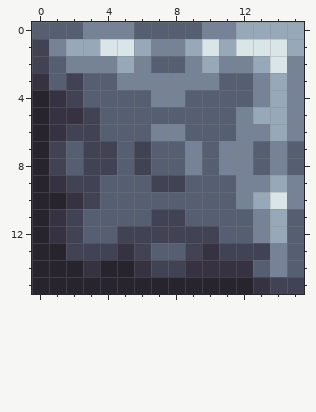
Two versions of one pixel-art sprite, sprites/blocks/effect/cores/box-core.png. Above: the version before the commit.
The file is 64x64 pixels, drawn in blocks of 4x4; one block is one cell here.
After the commit:
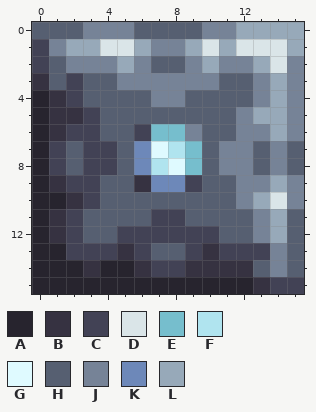
Palette (. is transparent): A #27242e  B #363241  C #424255  D #dae5e8  E #76becd  F #b0e4ef  G #dffaff  H #565f71  J #768397  K #6d88b9  L #97a9b9
Change:
Changed rows in their new state; - is an unchanged pixel.
first column x 6:
 6 CEEJ
 7 KGFE
 8 KFGE
 9 BKKC
Boxes around the changes in both pictures, in picture pixels (x1, y1, x2, y2):
changed: (134, 124, 202, 192)
